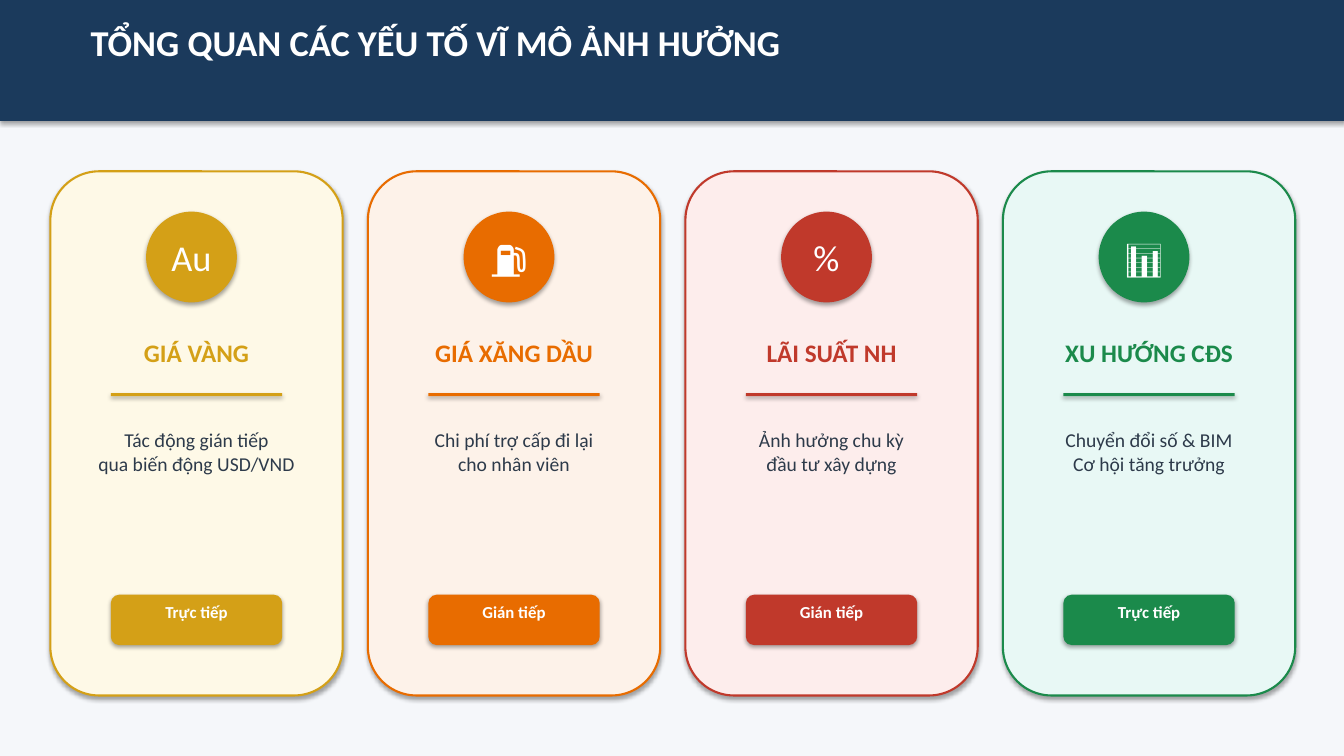
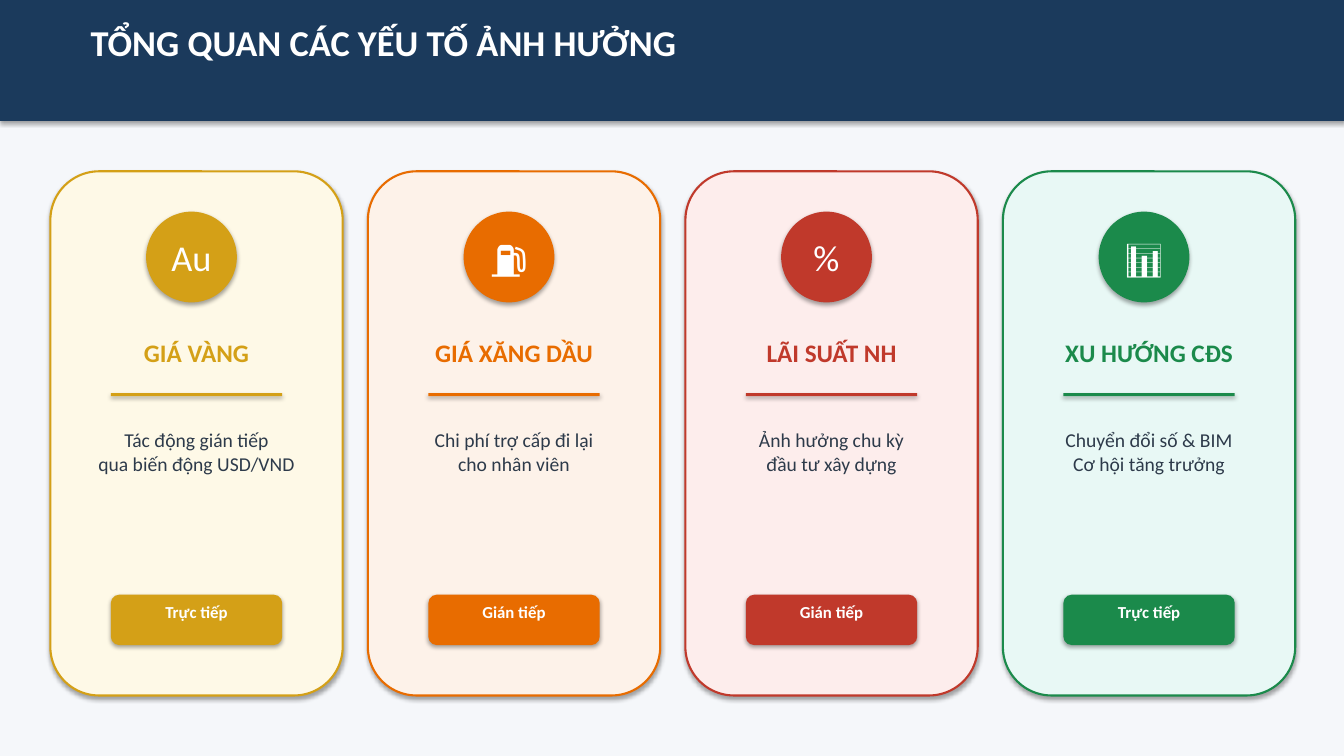
Before and after one commit to nhandanhhuynh/MBA-Knowledge-Vault, a slide deck: slide 3 of 01_Courses/01_Active/00_BSKT/01_Quan Tri Hoc/07_AI-Workspace/Outputs/thuyet-trinh-bien-dong-gia.pptx. Drawn at 1344x756 pixels with LibreOffice and Linux fonts; fonts in the diff are those of the drawing. Boxes give left, top, right and bottom in pixels: in the first picture for what was removed or moved away, otherwise in the second. Text is boxed around its words. In the diff, an @@ line names an element or a change of style, - is before the commit and + after.

```diff
--- a/01_Courses/01_Active/00_BSKT/01_Quan Tri Hoc/07_AI-Workspace/Outputs/thuyet-trinh-bien-dong-gia.pptx
+++ b/01_Courses/01_Active/00_BSKT/01_Quan Tri Hoc/07_AI-Workspace/Outputs/thuyet-trinh-bien-dong-gia.pptx
@@ text at [91, 26, 676, 61]: text changed @@
-TỔNG QUAN CÁC YẾU TỐ VĨ MÔ ẢNH HƯỞNG
+TỔNG QUAN CÁC YẾU TỐ ẢNH HƯỞNG
```
Also in this commit, not shown: 8 other slides changed, 1 other file.
